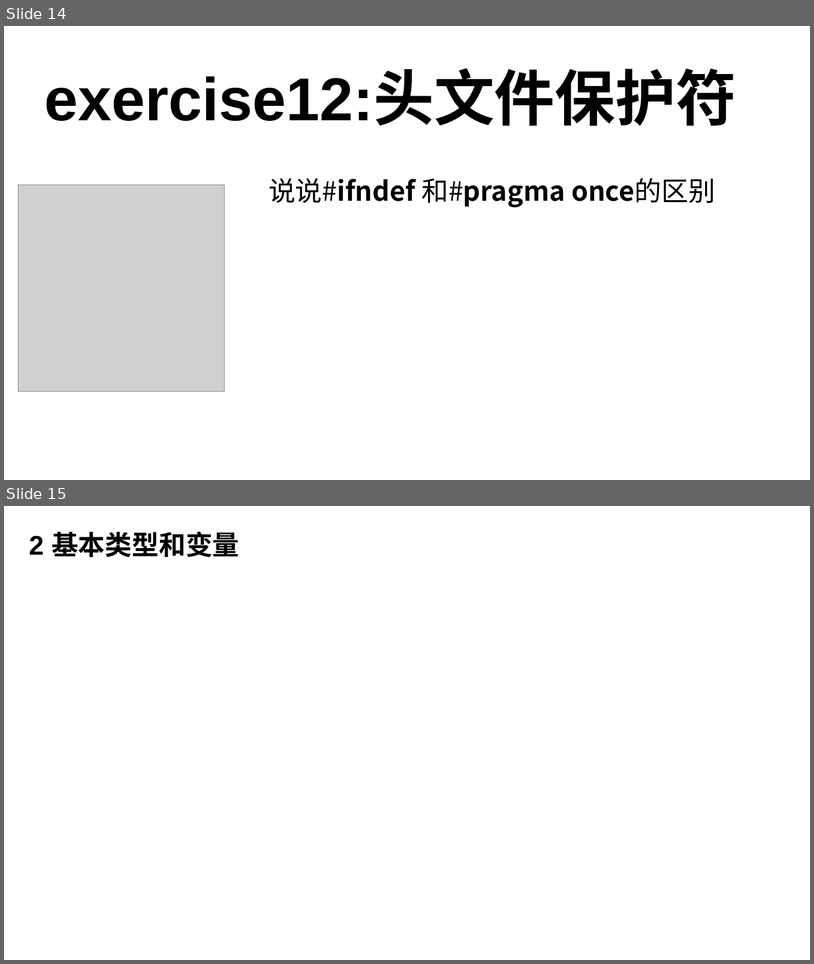
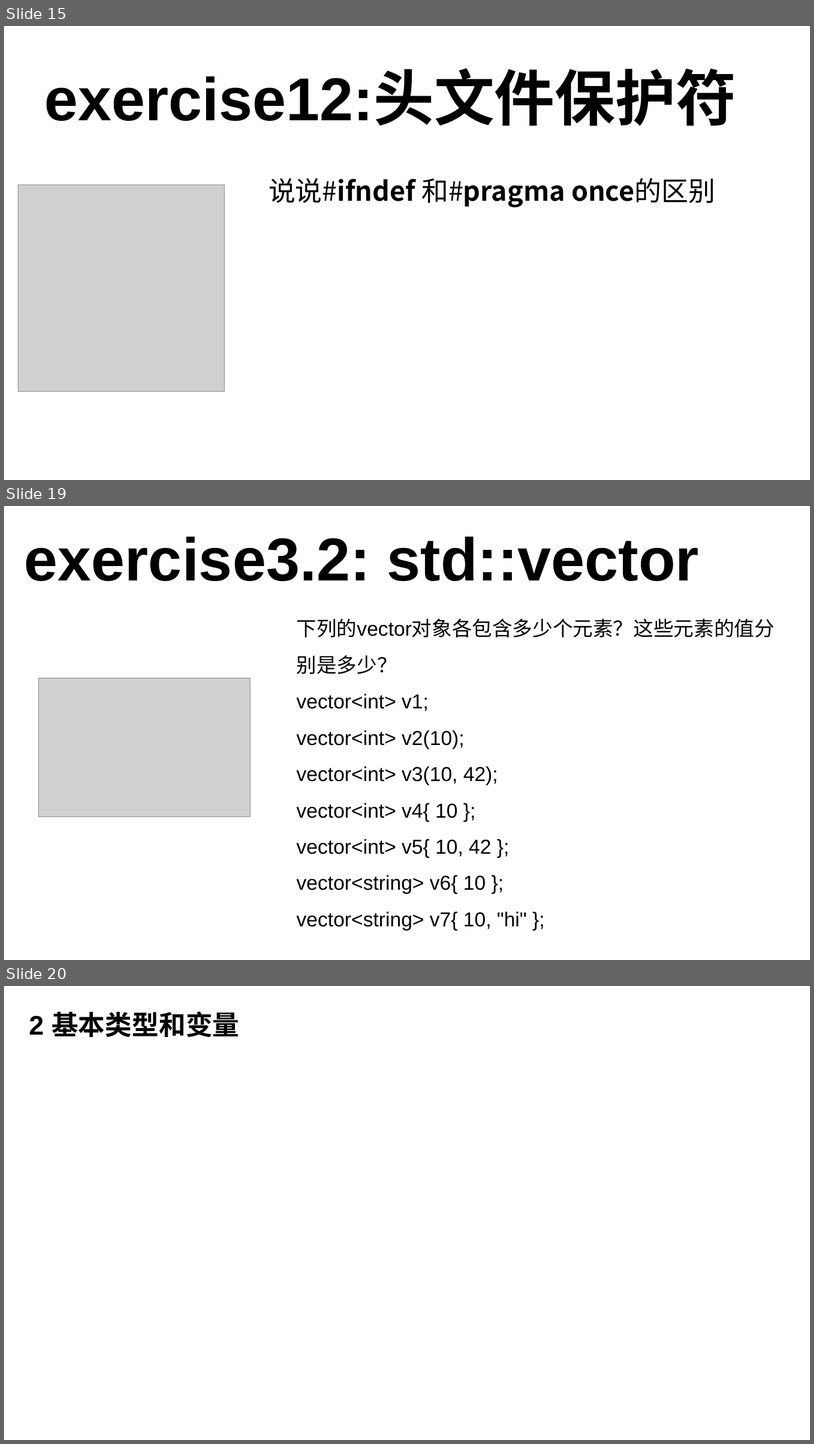
Before and after one commit to 3417725275/CPP_Study, a slide deck: C++课件.pptx. Shown one above the other, each under a label of ours: slides 14 and 15 before the commit, slides 15, 19 and 20 after it; the slides between them are not shown. The pictures are 814x964 and 814x1444 pixels, drawn with LibreOffice and Linux fonts; fonts in the diff are those of the drawing; grey boxes stand for pictures. Boxes give left, top, right and bottom in pixels: in the first picture for what was removed or moved away, otherwise in the second. Text is boxed around its words. In the diff, an @@ line names an element or a change of style, - is before the commit and + after.

```diff
--- a/C++课件.pptx
+++ b/C++课件.pptx
@@ slide 19 added at (4,506,810,960), background #FFFFFF @@
@@ text added at (24,537,700,581), 72 pt, text #000000, bold @@
+exercise3.2: std::vector
@@ text added at (297,618,775,930), 24 pt, text #000000 @@
+下列的vector对象各包含多少个元素？这些元素的值分别是多少？
+vector<int> v1;
+vector<int> v2(10);
+vector<int> v3(10, 42);
+vector<int> v4{ 10 };
+vector<int> v5{ 10, 42 };
+vector<string> v6{ 10 };
+vector<string> v7{ 10, "hi" };
@@ picture added at (38,678,251,816) @@
@@ what was slide 14 is now slide 15 @@
@@ what was slide 15 is now slide 20 @@
```
Also in this commit, not shown: 4 other slides added, 2 other files.
